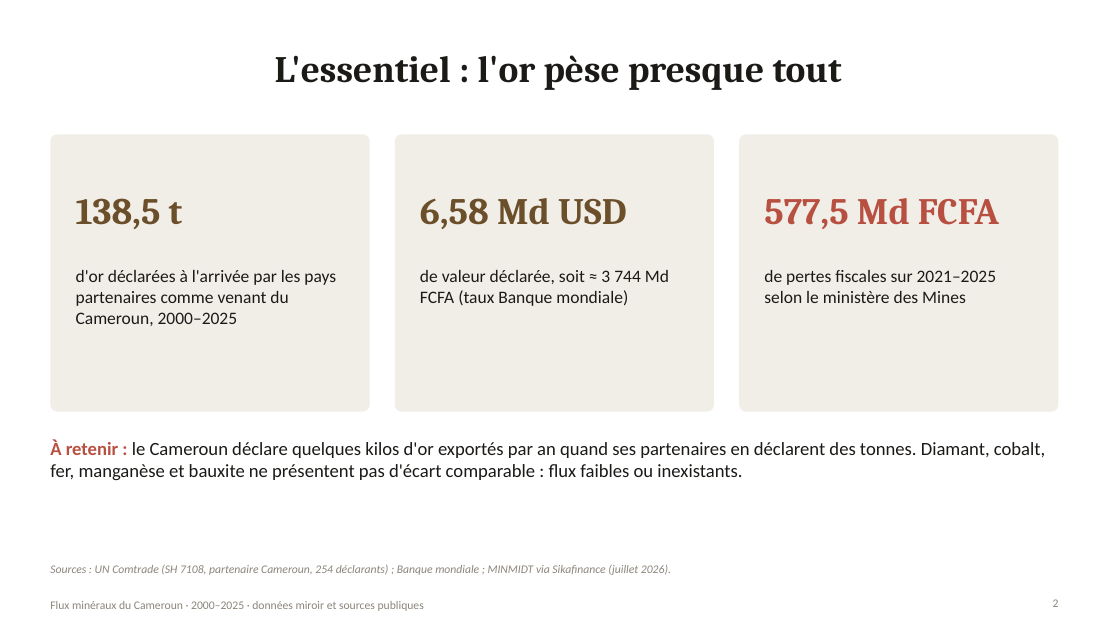
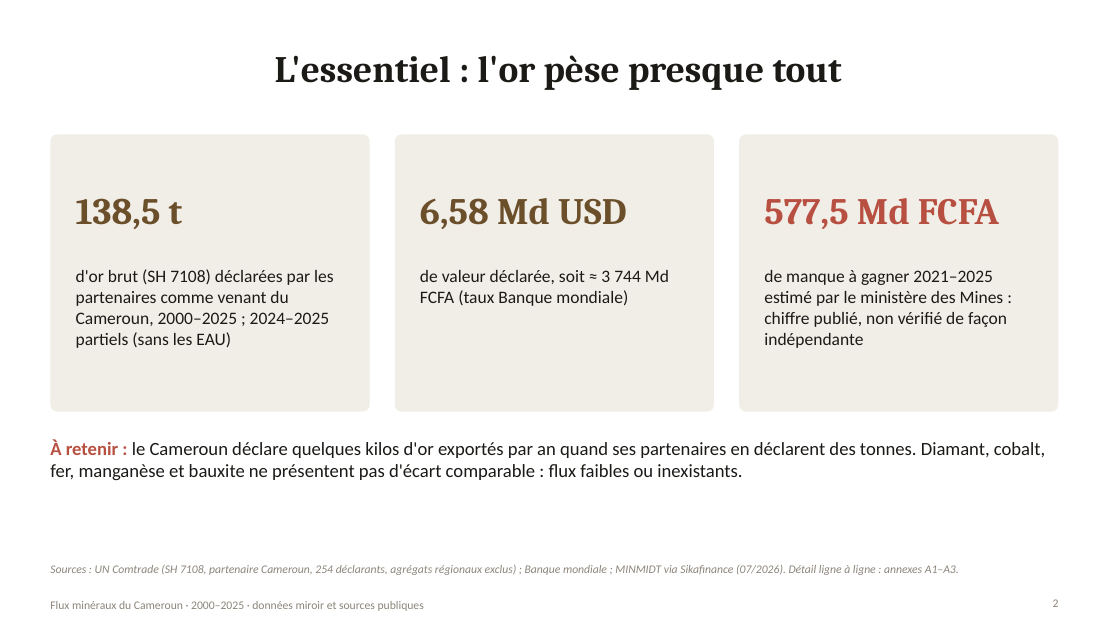
Before and after one commit to boujieka/Boujieka, a slide deck: slide 2 of docs/presentation/Flux_mineraux_Cameroun_2000-2025.pptx. Drawn at 1120x630 pixels with LibreOffice and Linux fonts; fonts in the diff are those of the drawing. Boxes give left, top, right and bottom in pixels: in the first picture for what was removed or moved away, otherwise in the second. Text is boxed around its words. In the diff, an @@ line names an element or a change of style, - is before the commit and + after.

```diff
--- a/docs/presentation/Flux_mineraux_Cameroun_2000-2025.pptx
+++ b/docs/presentation/Flux_mineraux_Cameroun_2000-2025.pptx
@@ text at bbox=[76, 269, 334, 348]: text changed @@
-d'or déclarées à l'arrivée par les pays partenaires comme venant du Cameroun, 2000–2025
+d'or brut (SH 7108) déclarées par les partenaires comme venant du Cameroun, 2000–2025 ; 2024–2025 partiels (sans les EAU)
@@ text at bbox=[764, 270, 1007, 348]: text changed @@
-de pertes fiscales sur 2021–2025 selon le ministère des Mines
+de manque à gagner 2021–2025 estimé par le ministère des Mines : chiffre publié, non vérifié de façon indépendante
@@ text at bbox=[50, 565, 959, 575]: text changed @@
-Sources : UN Comtrade (SH 7108, partenaire Cameroun, 254 déclarants) ; Banque mondiale ; MINMIDT via Sikafinance (juillet 2026).
+Sources : UN Comtrade (SH 7108, partenaire Cameroun, 254 déclarants, agrégats régionaux exclus) ; Banque mondiale ; MINMIDT via Sikafinance (07/2026). Détail ligne à ligne : annexes A1–A3.
```
Also in this commit, not shown: 12 other slides changed, 4 slides added, 2 other files.
